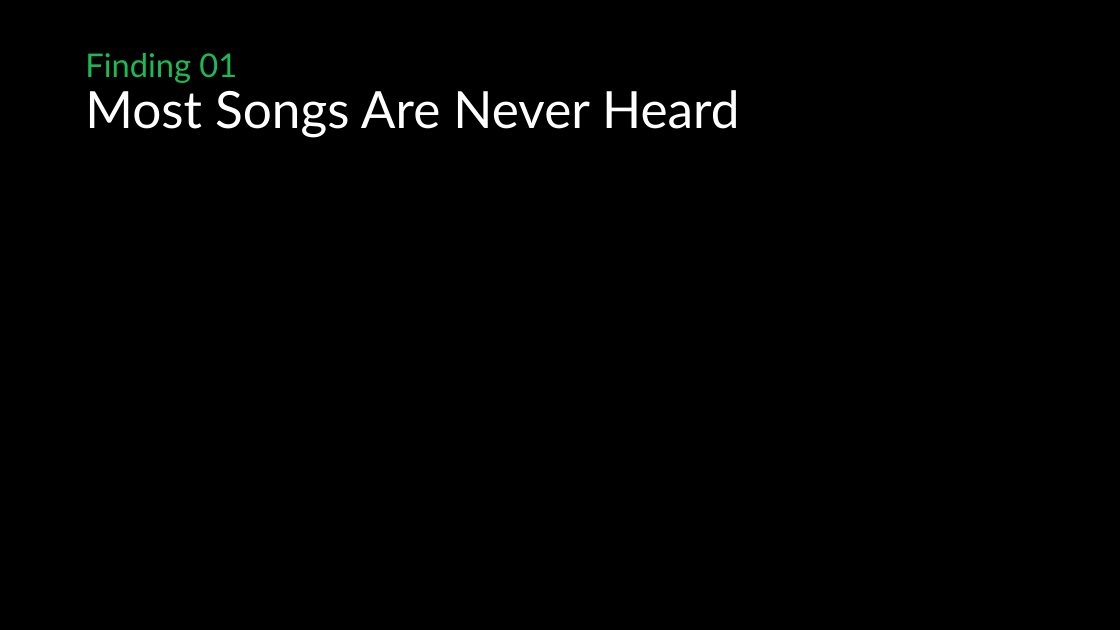
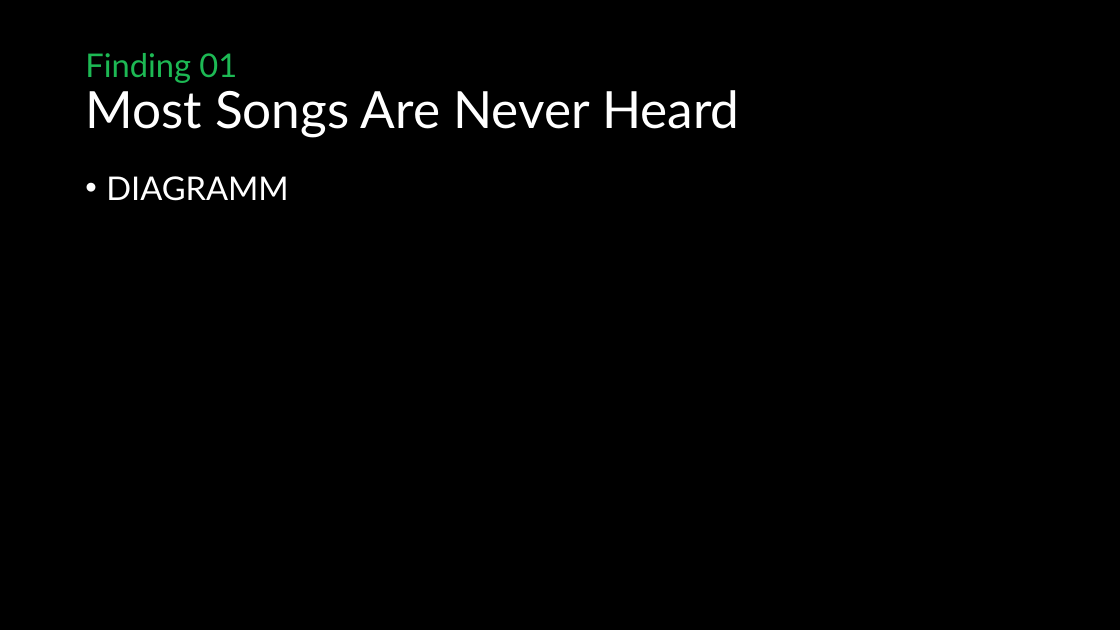
Before and after one commit to podsv-fs26-ad24/ad24-1-fancyproject, a slide deck: slide 8 of presentation.pptx (slide 9 before the commit). Drawn at 1120x630 pixels with LibreOffice and Linux fonts; fonts in the diff are those of the drawing. Boxes give left, top, right and bottom in pixels: in the first picture for what was removed or moved away, otherwise in the second. Text is boxed around its words. In the diff, an @@ line names an element or a change of style, - is before the commit and + after.

```diff
--- a/presentation.pptx
+++ b/presentation.pptx
@@ text added at box(106, 176, 288, 201), 28 pt, text #FFFFFF @@
+• DIAGRAMM
```
Also in this commit, not shown: 6 other slides changed, 1 slide added, 1 slide removed.
